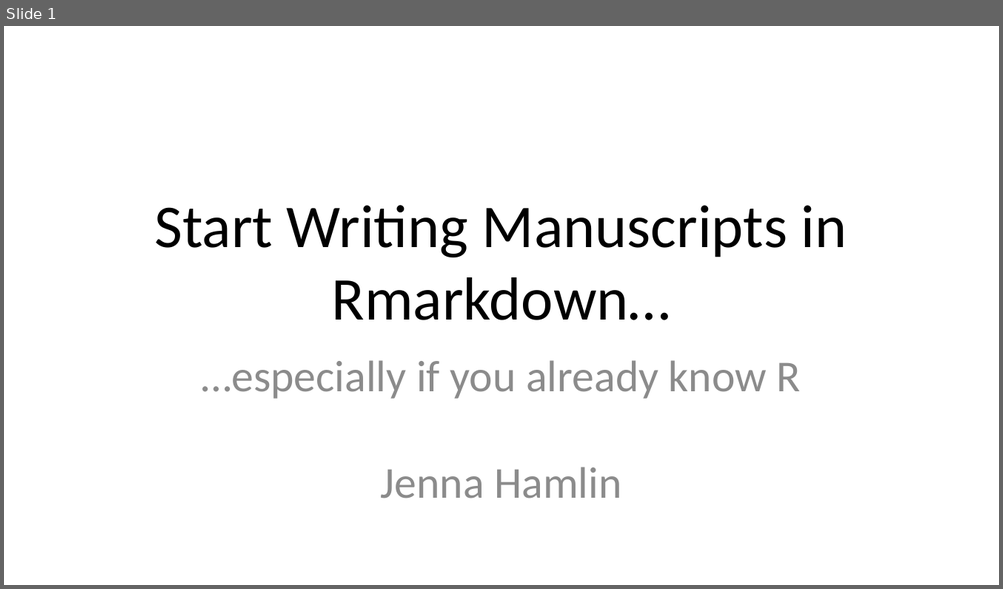
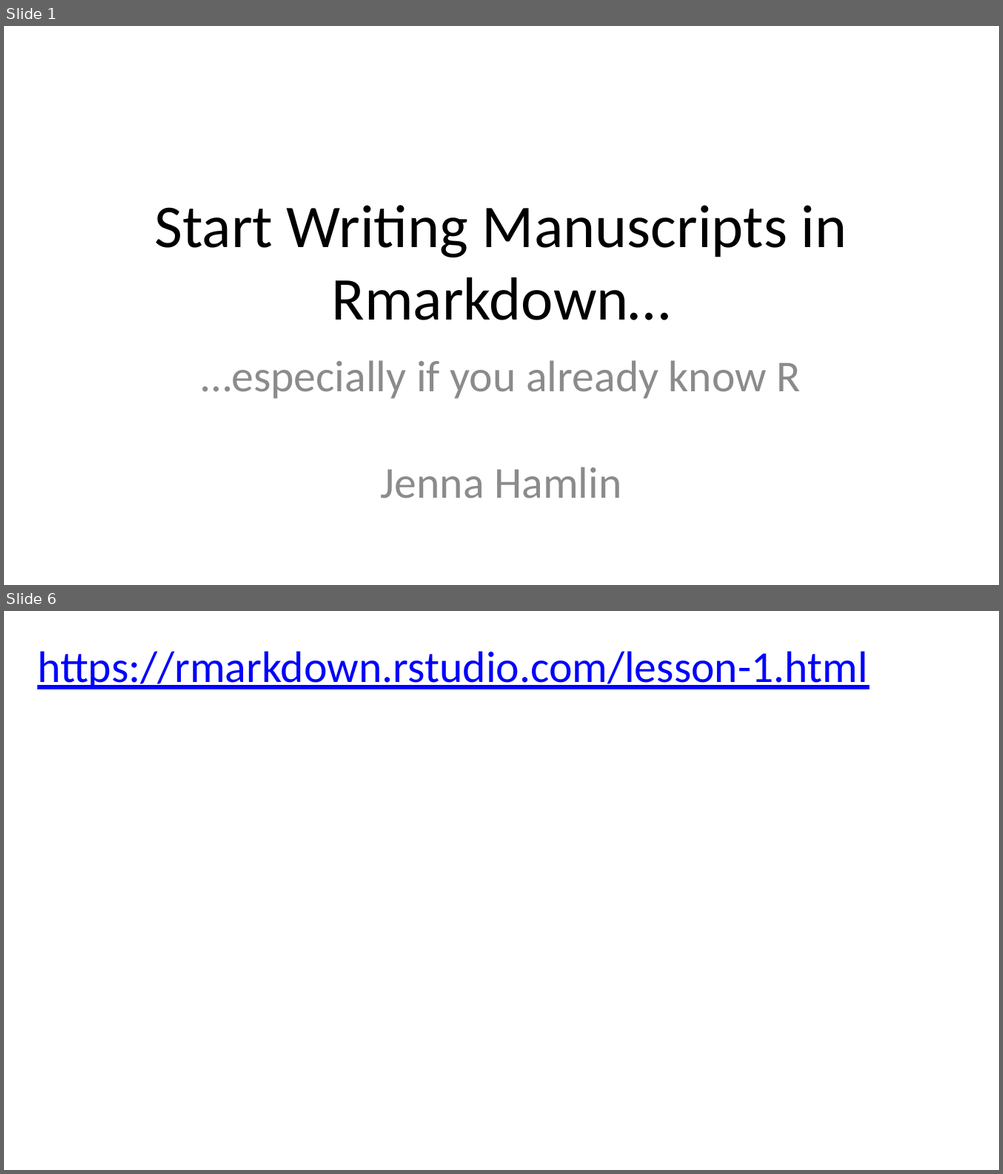
Before and after one commit to jennahamlin/GiGte, a slide deck: GiGte.pptx. Shown one above the other, each under a label of ours: slide 1 before the commit, slides 1 and 6 after it; the slides between them are not shown. The pictures are 1003x589 and 1003x1174 pixels, drawn with LibreOffice and Linux fonts; fonts in the diff are those of the drawing. Boxes give left, top, right and bottom in pixels: in the first picture for what was removed or moved away, otherwise in the second. Text is boxed around its words. In the diff, an @@ line names an element or a change of style, - is before the commit and + after.

```diff
--- a/GiGte.pptx
+++ b/GiGte.pptx
@@ slide 6 added at bbox=[4, 611, 999, 1170], background #FFFFFF @@
@@ text added at bbox=[37, 651, 868, 689], 32 pt, text #0000FF, underline @@
+https://rmarkdown.rstudio.com/lesson-1.html
```
Also in this commit, not shown: 5 slides changed, 2 other slides added, 1 slide removed, 6 other files.
